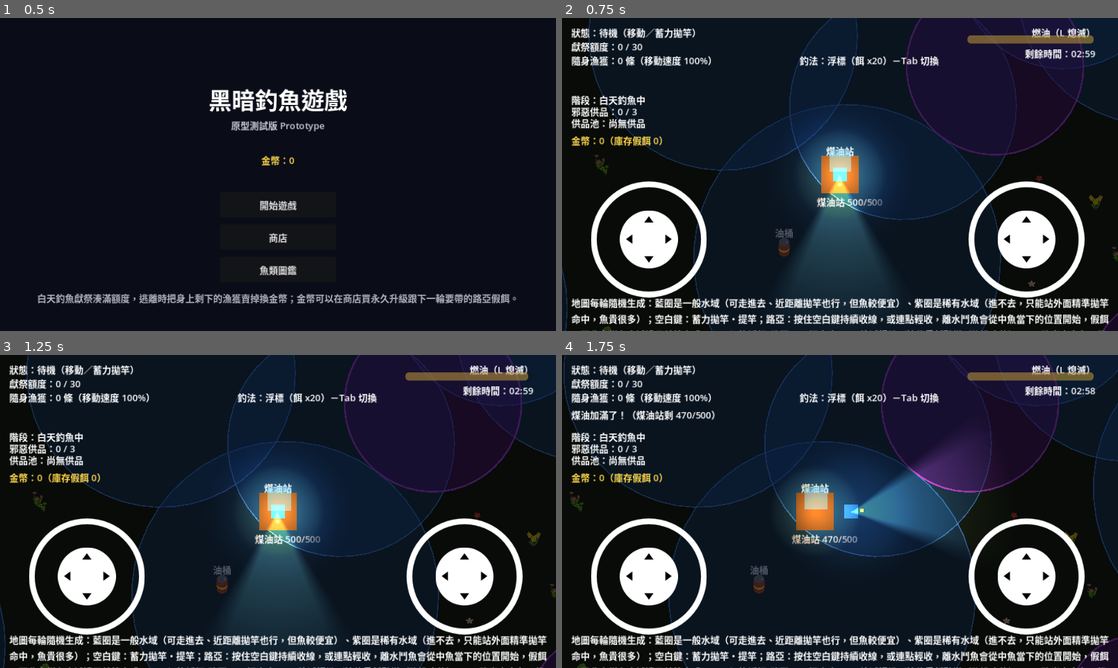
Above: before the commit, frames 1-4 (two rows, left to right).
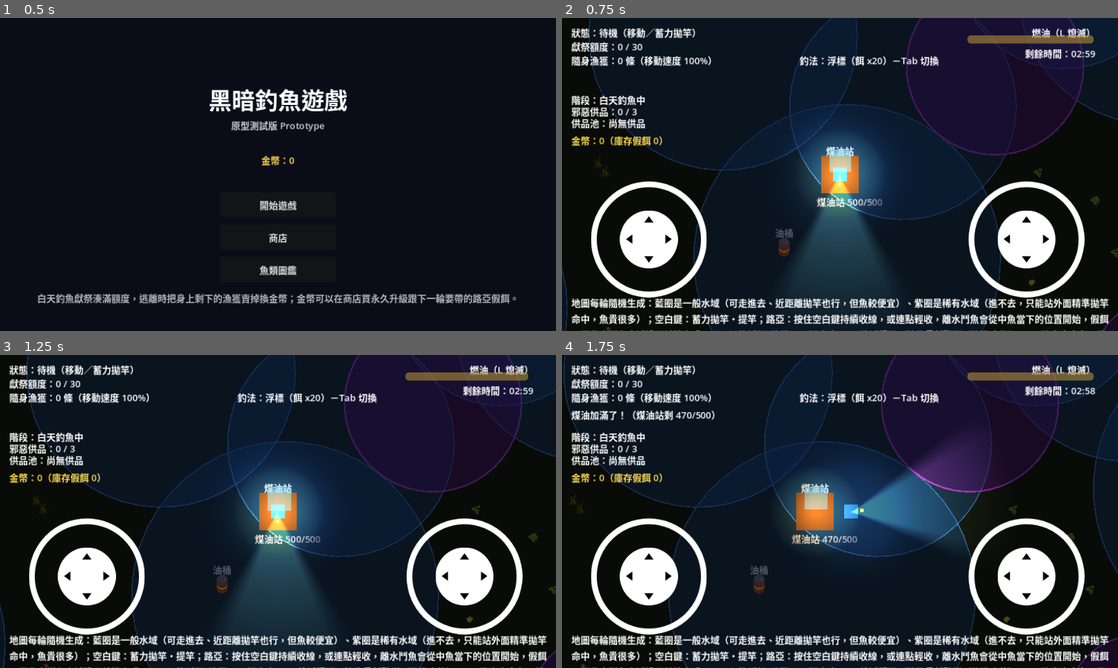
Above: after the commit, the same moments.

Repository: brian18964-bot/fishock
Game: Godot game, scene res://scenes/title_screen.tscn
The game is run twice, just before and just after one commit, with the same random seed, the same clock (stepped at 60 frames per second) and the same inputs.
Inputs (mouse positions are in pixels of both pictures, inside the frame that each line leads up to):
- Up to frame 1 (0.5 s): no input
- Up to frame 2 (0.75 s): click "開始遊戲" at 0.5 s
- Up to frame 3 (1.25 s): no input
- Up to frame 4 (1.75 s): tap Enter at 1.25 s; move the mouse to (962, 495) at 1.27 s; hold Right (ui_right) from 1.28 s (still down); hold F from 1.28 s (still down); click (962, 495) at 1.42 s; tap Space at 1.52 s

Frame 1 is identical in both runs. In frame 2, 0.2% of the frame differs, in the area x 5-100%, y 43-100%; in frame 3, 0.2%; in frame 4, 0.2%.

Commit message:
Add grass, single flowers and two more petals; fix normal handling
Five more ground-cover models from the Quaternius Stylized Nature
MegaKit (CC0): wispy grass, two single flowers, two petal cards. Petal 4
is a far smaller model than its siblings, so it renders at x3 instead of
x1.5 to land at the same ~1 unit size.

render_sprite.py: the back-face normal flip added for the bushes was
wrong as a default. Cycles already negates shading normals on back-face
hits so they face the viewer, which is correct for ordinary meshes; the
extra flip only suited foliage cards carrying custom "rounded" normals.
It turned petal 4 (a cup modeled facing down) almost entirely away from
the camera (248/274 px). The flip is now opt-in via --foliage-normals,
used for the bushes and the grass. Re-rendering everything: trees, fern
and bushes come out pixel-identical, and the two flower groups improve
(74 -> 1 back-facing px), so those are refreshed.

ground_cover.gd now picks kind-first (clover / flower group / single
flower / petal / grass), then a variant, so the five petal models don't
make up ~40% of all ground cover.

Co-Authored-By: Claude Opus 5.5 <noreply@anthropic.com>
Claude-Session: https://claude.ai/code/session_01E8ouZNnFGnS8DUZSFp8fpg

Diff:
--- a/scripts/ground_cover.gd
+++ b/scripts/ground_cover.gd
@@ -2,48 +2,50 @@
 
 ## Purely decorative ground plants (no collision, no hiding) scattered by
 ## map_generator.gd. Rendered from Quaternius' Stylized Nature MegaKit (CC0)
-## via tools/render_sprite.py: clovers and loose petals x1.5, flower groups
-## at true size. Never flipped for variety: flip_h mirrors the texture but
-## not the normal map's X channel, which would light them from the wrong side.
+## via tools/render_sprite.py (settings recorded in its docstring). Never
+## flipped for variety: flip_h mirrors the texture but not the normal map's
+## X channel, which would light them from the wrong side.
 
 const SPRITE_SCALE := 0.5
 
 ## offset: where the ground point sits relative to the texture center.
-## Clovers: 48x48 canvas, center_y 0.651. Flowers: 64x64, center_y 0.635.
-## Both at 27.108 px/unit, so offset.y = -center_y * 27.108.
+## Clovers: 48x48 canvas, center_y 0.651. Everything else: 64x64,
+## center_y 0.635. Both at 27.108 px/unit, so offset.y = -center_y * 27.108.
 const CLOVER_OFFSET := Vector2(0, -17.65)
 const FLOWER_OFFSET := Vector2(0, -17.21)
 
-const VARIANTS := [
-	{"albedo": preload("res://assets/sprites/ground_cover/clover_1_55deg_albedo.png"),
-	 "normal": preload("res://assets/sprites/ground_cover/clover_1_55deg_normal.png"),
-	 "offset": CLOVER_OFFSET},
-	{"albedo": preload("res://assets/sprites/ground_cover/clover_2_55deg_albedo.png"),
-	 "normal": preload("res://assets/sprites/ground_cover/clover_2_55deg_normal.png"),
-	 "offset": CLOVER_OFFSET},
-	{"albedo": preload("res://assets/sprites/ground_cover/flower_group_1_55deg_albedo.png"),
-	 "normal": preload("res://assets/sprites/ground_cover/flower_group_1_55deg_normal.png"),
-	 "offset": FLOWER_OFFSET},
-	{"albedo": preload("res://assets/sprites/ground_cover/flower_group_2_55deg_albedo.png"),
-	 "normal": preload("res://assets/sprites/ground_cover/flower_group_2_55deg_normal.png"),
-	 "offset": FLOWER_OFFSET},
-	{"albedo": preload("res://assets/sprites/ground_cover/flower_petal_1_55deg_albedo.png"),
-	 "normal": preload("res://assets/sprites/ground_cover/flower_petal_1_55deg_normal.png"),
-	 "offset": FLOWER_OFFSET},
-	{"albedo": preload("res://assets/sprites/ground_cover/flower_petal_2_55deg_albedo.png"),
-	 "normal": preload("res://assets/sprites/ground_cover/flower_petal_2_55deg_normal.png"),
-	 "offset": FLOWER_OFFSET},
-	{"albedo": preload("res://assets/sprites/ground_cover/flower_petal_3_55deg_albedo.png"),
-	 "normal": preload("res://assets/sprites/ground_cover/flower_petal_3_55deg_normal.png"),
-	 "offset": FLOWER_OFFSET},
-]
+## Picked kind-first, then variant, so kinds with many models (five petal
+## cards) don't crowd out kinds with one (grass).
+const KINDS := {
+	"clover": ["clover_1", "clover_2"],
+	"flower_group": ["flower_group_1", "flower_group_2"],
+	"flower_single": ["flower_single_1", "flower_single_2"],
+	"flower_petal": ["flower_petal_1", "flower_petal_2", "flower_petal_3", "flower_petal_4", "flower_petal_5"],
+	"grass": ["grass_wispy"],
+}
+
+const TEXTURES := {
+	"clover_1": [preload("res://assets/sprites/ground_cover/clover_1_55deg_albedo.png"), preload("res://assets/sprites/ground_cover/clover_1_55deg_normal.png")],
+	"clover_2": [preload("res://assets/sprites/ground_cover/clover_2_55deg_albedo.png"), preload("res://assets/sprites/ground_cover/clover_2_55deg_normal.png")],
+	"flower_group_1": [preload("res://assets/sprites/ground_cover/flower_group_1_55deg_albedo.png"), preload("res://assets/sprites/ground_cover/flower_group_1_55deg_normal.png")],
+	"flower_group_2": [preload("res://assets/sprites/ground_cover/flower_group_2_55deg_albedo.png"), preload("res://assets/sprites/ground_cover/flower_group_2_55deg_normal.png")],
+	"flower_single_1": [preload("res://assets/sprites/ground_cover/flower_single_1_55deg_albedo.png"), preload("res://assets/sprites/ground_cover/flower_single_1_55deg_normal.png")],
+	"flower_single_2": [preload("res://assets/sprites/ground_cover/flower_single_2_55deg_albedo.png"), preload("res://assets/sprites/ground_cover/flower_single_2_55deg_normal.png")],
+	"flower_petal_1": [preload("res://assets/sprites/ground_cover/flower_petal_1_55deg_albedo.png"), preload("res://assets/sprites/ground_cover/flower_petal_1_55deg_normal.png")],
+	"flower_petal_2": [preload("res://assets/sprites/ground_cover/flower_petal_2_55deg_albedo.png"), preload("res://assets/sprites/ground_cover/flower_petal_2_55deg_normal.png")],
+	"flower_petal_3": [preload("res://assets/sprites/ground_cover/flower_petal_3_55deg_albedo.png"), preload("res://assets/sprites/ground_cover/flower_petal_3_55deg_normal.png")],
+	"flower_petal_4": [preload("res://assets/sprites/ground_cover/flower_petal_4_55deg_albedo.png"), preload("res://assets/sprites/ground_cover/flower_petal_4_55deg_normal.png")],
+	"flower_petal_5": [preload("res://assets/sprites/ground_cover/flower_petal_5_55deg_albedo.png"), preload("res://assets/sprites/ground_cover/flower_petal_5_55deg_normal.png")],
+	"grass_wispy": [preload("res://assets/sprites/ground_cover/grass_wispy_55deg_albedo.png"), preload("res://assets/sprites/ground_cover/grass_wispy_55deg_normal.png")],
+}
 
 
 func _ready() -> void:
-	var variant: Dictionary = VARIANTS[randi() % VARIANTS.size()]
+	var kind: String = KINDS.keys().pick_random()
+	var variant: String = KINDS[kind].pick_random()
 	var tex := CanvasTexture.new()
-	tex.diffuse_texture = variant.albedo
-	tex.normal_texture = variant.normal
+	tex.diffuse_texture = TEXTURES[variant][0]
+	tex.normal_texture = TEXTURES[variant][1]
 	texture = tex
-	offset = variant.offset
+	offset = CLOVER_OFFSET if kind == "clover" else FLOWER_OFFSET
 	scale = Vector2(SPRITE_SCALE, SPRITE_SCALE)
Binary file added: art_src/ground_cover/flower_petal_4.glb
Binary file added: art_src/ground_cover/flower_petal_5.glb
Binary file added: art_src/ground_cover/flower_single_1.glb
Binary file added: art_src/ground_cover/flower_single_2.glb
Binary file added: art_src/ground_cover/grass_wispy.glb
Binary file changed: assets/sprites/ground_cover/clover_1_55deg_albedo.png
Binary file changed: assets/sprites/ground_cover/clover_1_55deg_normal.png
Binary file changed: assets/sprites/ground_cover/flower_group_1_55deg_albedo.png
Binary file changed: assets/sprites/ground_cover/flower_group_1_55deg_normal.png
Binary file changed: assets/sprites/ground_cover/flower_group_2_55deg_albedo.png
Binary file changed: assets/sprites/ground_cover/flower_group_2_55deg_normal.png
Binary file changed: assets/sprites/ground_cover/flower_petal_2_55deg_albedo.png
(and 22 more such lines)
